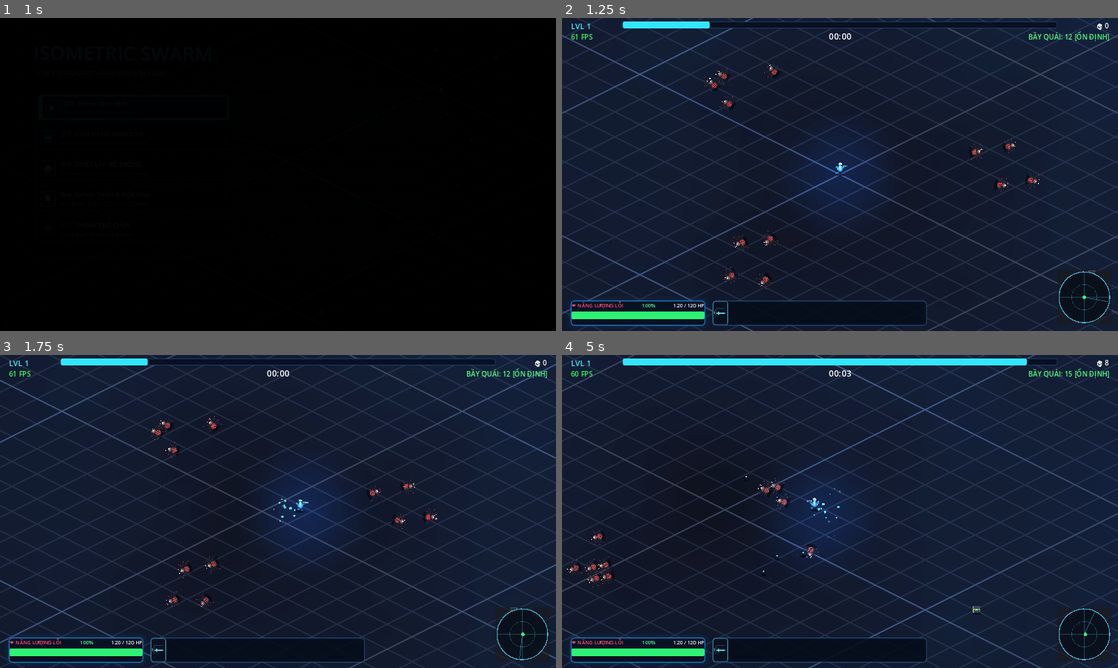
Above: before the commit, frames 1-4 (two rows, left to right).
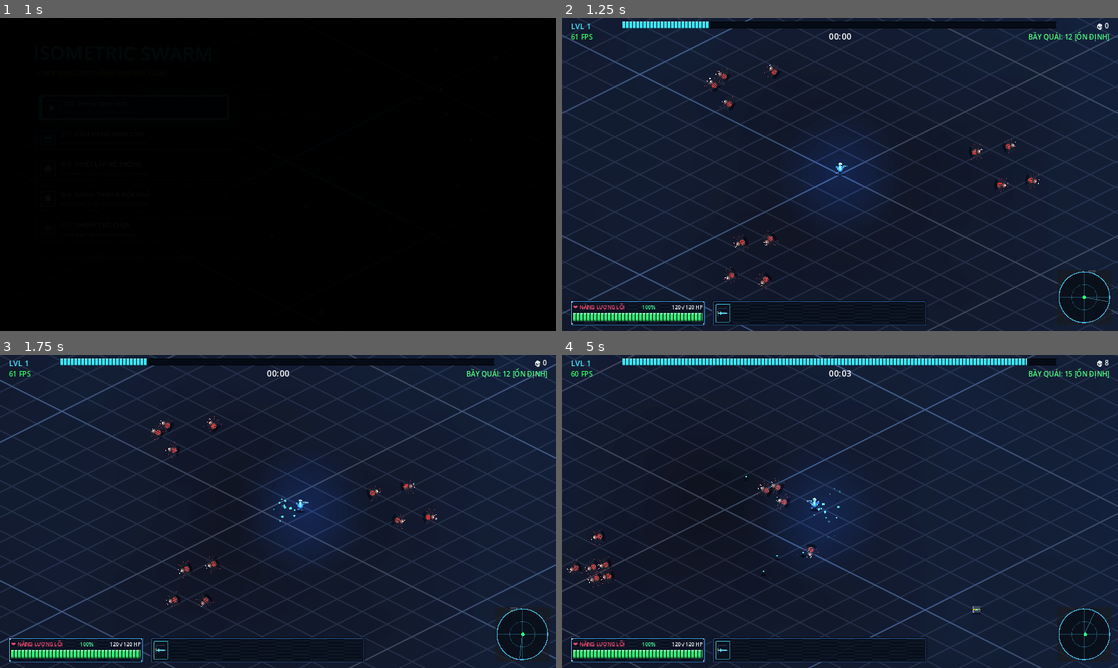
Above: after the commit, the same moments.

Repository: JeffNa1/isometric-swarm
Game: Godot game, scene res://scenes/ui/main_menu.tscn
The game is run twice, just before and just after one commit, with the same random seed, the same clock (stepped at 60 frames per second) and the same inputs.
Inputs (mouse positions are in pixels of both pictures, inside the frame that each line leads up to):
- Up to frame 1 (1 s): click (133, 108) at 0.5 s
- Up to frame 2 (1.25 s): no input
- Up to frame 3 (1.75 s): move the mouse to (400, 495) at 1.27 s; hold D (move_right) from 1.28 s (still down); click (400, 495) at 1.42 s
- Up to frame 4 (5 s): move the mouse to (728, 527) at 2.02 s; release D (move_right) at 2.03 s; hold S (move_down) 2.03-2.78 s; click (728, 527) at 2.17 s; move the mouse to (895, 442) at 2.77 s; hold D (move_right) 2.78-3.53 s; click (895, 442) at 2.92 s; move the mouse to (812, 574) at 3.52 s; hold W (move_up) 3.53-4.28 s; click (812, 574) at 3.67 s; move the mouse to (1006, 558) at 4.27 s; hold A (move_left) from 4.28 s (still down); click (1006, 558) at 4.42 s

Frame 1 is identical in both runs. In frame 2, 1.8% of the frame differs, in the area x 1-90%, y 1-99%; in frame 3, 1.8%; in frame 4, 2.2%.

Commit message:
feat(ui): convert HUD, health bar, and level-up cards to procedural 9-slice pixel art and stepped animation

Diff:
--- a/scripts/sprite_factory.gd
+++ b/scripts/sprite_factory.gd
@@ -1266,3 +1266,194 @@
 	var tex = ImageTexture.create_from_image(img)
 	_item_icon_cache[item_id] = tex
 	return tex
+
+
+static var _pixel_panel_cache: Dictionary = {}
+static var _pixel_bar_cache: Dictionary = {}
+
+static func create_pixel_panel_texture(border_col: Color, bg_col: Color, accent_col: Color = Color.TRANSPARENT, corner_bolts: bool = true) -> ImageTexture:
+	var key = "%s_%s_%s_%s" % [border_col.to_html(), bg_col.to_html(), accent_col.to_html(), str(corner_bolts)]
+	if _pixel_panel_cache.has(key):
+		return _pixel_panel_cache[key]
+
+	var size = 24
+	var img = Image.create(size, size, false, Image.FORMAT_RGBA8)
+	img.fill(Color(0, 0, 0, 0))
+
+	# 1. Fill interior with subtle dithered graphite
+	for y in range(2, size - 2):
+		for x in range(2, size - 2):
+			var dither = ((x + y) % 2 == 0)
+			var col = bg_col.lightened(0.04) if dither else bg_col
+			img.set_pixel(x, y, col)
+
+	# 2. Outer dark pixel outline with 45-degree chamfered corners (vát góc)
+	var outline_col = Color(0.01, 0.02, 0.04, 0.98)
+	for i in range(2, size - 2):
+		img.set_pixel(i, 0, outline_col)
+		img.set_pixel(i, size - 1, outline_col)
+		img.set_pixel(0, i, outline_col)
+		img.set_pixel(size - 1, i, outline_col)
+
+	# Cut corner diagonals
+	img.set_pixel(1, 1, outline_col)
+	img.set_pixel(size - 2, 1, outline_col)
+	img.set_pixel(1, size - 2, outline_col)
+	img.set_pixel(size - 2, size - 2, outline_col)
+
+	# 3. Main neon / metal border (inner 1px)
+	var highlight_col = border_col.lightened(0.25)
+	var shadow_col = border_col.darkened(0.35)
+
+	for i in range(2, size - 2):
+		img.set_pixel(i, 1, highlight_col) # Top highlight
+		img.set_pixel(1, i, highlight_col) # Left highlight
+		img.set_pixel(i, size - 2, shadow_col) # Bottom shadow
+		img.set_pixel(size - 2, i, shadow_col) # Right shadow
+
+	# 4. Inset border line (2px from edge)
+	for i in range(3, size - 3):
+		img.set_pixel(i, 2, border_col)
+		img.set_pixel(2, i, border_col)
+		img.set_pixel(i, size - 3, border_col * 0.8)
+		img.set_pixel(size - 3, i, border_col * 0.8)
+
+	# 5. Corner bolts (rivet pixel studs)
+	if corner_bolts:
+		var bolt_col = accent_col if accent_col.a > 0.0 else Color(0.9, 0.95, 1.0, 1.0)
+		var bolt_corners = [
+			Vector2i(3, 3), Vector2i(size - 5, 3),
+			Vector2i(3, size - 5), Vector2i(size - 5, size - 5)
+		]
+		for c in bolt_corners:
+			img.set_pixel(c.x, c.y, Color(1.0, 1.0, 1.0, 1.0))
+			img.set_pixel(c.x + 1, c.y, bolt_col)
+			img.set_pixel(c.x, c.y + 1, bolt_col.darkened(0.3))
+			img.set_pixel(c.x + 1, c.y + 1, Color(0.05, 0.08, 0.12, 1.0))
+
+	var tex = ImageTexture.create_from_image(img)
+	_pixel_panel_cache[key] = tex
+	return tex
+
+static func create_pixel_button_texture(border_col: Color, bg_col: Color, is_pressed: bool = false, is_hover: bool = false) -> ImageTexture:
+	var key = "btn_%s_%s_%s_%s" % [border_col.to_html(), bg_col.to_html(), str(is_pressed), str(is_hover)]
+	if _pixel_panel_cache.has(key):
+		return _pixel_panel_cache[key]
+
+	var size = 16
+	var img = Image.create(size, size, false, Image.FORMAT_RGBA8)
+	var cur_bg = bg_col.lightened(0.12) if is_hover else bg_col
+	img.fill(cur_bg)
+
+	var outer_dark = Color(0.01, 0.02, 0.04, 0.98)
+	var hi = Color(1.0, 1.0, 1.0, 0.95) if is_hover else border_col.lightened(0.35)
+	var sh = outer_dark if is_pressed else border_col.darkened(0.4)
+
+	# 1px Outer border
+	for i in range(size):
+		img.set_pixel(i, 0, outer_dark)
+		img.set_pixel(i, size - 1, outer_dark)
+		img.set_pixel(0, i, outer_dark)
+		img.set_pixel(size - 1, i, outer_dark)
+
+	# 3D Raised Bevel or Pressed Inset
+	var top_left_col = sh if is_pressed else hi
+	var bot_right_col = hi if is_pressed else sh
+
+	for i in range(1, size - 1):
+		img.set_pixel(i, 1, top_left_col)
+		img.set_pixel(1, i, top_left_col)
+		img.set_pixel(i, size - 2, bot_right_col)
+		img.set_pixel(size - 2, i, bot_right_col)
+
+	var tex = ImageTexture.create_from_image(img)
+	_pixel_panel_cache[key] = tex
+	return tex
+
+static func create_pixel_bar_fill_texture(fill_col: Color, groove_col: Color = Color(0.02, 0.04, 0.08, 1.0)) -> ImageTexture:
+	var key = "bar_fill_%s_%s" % [fill_col.to_html(), groove_col.to_html()]
+	if _pixel_bar_cache.has(key):
+		return _pixel_bar_cache[key]
+
+	# Repeating 8-pixel segment (6px colored bar + 2px groove)
+	var w = 8
+	var h = 16
+	var img = Image.create(w, h, false, Image.FORMAT_RGBA8)
+
+	for y in range(h):
+		for x in range(w):
+			if x < 6:
+				# Active pixel LED block
+				if y == 0 or y == 1:
+					# Top highlight
+					img.set_pixel(x, y, fill_col.lightened(0.4))
+				elif y == h - 1 or y == h - 2:
+					# Bottom shadow
+					img.set_pixel(x, y, fill_col.darkened(0.4))
+				elif x == 0:
+					# Left bevel
+					img.set_pixel(x, y, fill_col.lightened(0.2))
+				elif x == 5:
+					# Right bevel
+					img.set_pixel(x, y, fill_col.darkened(0.2))
+				else:
+					# Center glowing body
+					img.set_pixel(x, y, fill_col)
+			else:
+				# 2px dark groove between notches
+				if x == 6:
+					img.set_pixel(x, y, groove_col.darkened(0.3))
+				else:
+					img.set_pixel(x, y, groove_col.lightened(0.1))
+
+	var tex = ImageTexture.create_from_image(img)
+	_pixel_bar_cache[key] = tex
+	return tex
+
+static func create_pixel_bar_bg_texture(bg_col: Color = Color(0.02, 0.04, 0.08, 0.95), border_col: Color = Color(0.12, 0.22, 0.35, 0.8)) -> ImageTexture:
+	var key = "bar_bg_%s_%s" % [bg_col.to_html(), border_col.to_html()]
+	if _pixel_bar_cache.has(key):
+		return _pixel_bar_cache[key]
+
+	var size = 16
+	var img = Image.create(size, size, false, Image.FORMAT_RGBA8)
+	img.fill(bg_col)
+
+	# Indented groove border: dark on top/left, subtle highlight on bottom/right
+	var outer_dark = Color(0.01, 0.01, 0.02, 0.95)
+	var inner_shadow = Color(0.0, 0.0, 0.0, 0.8)
+	var inner_hi = border_col * 0.4
+
+	for i in range(size):
+		img.set_pixel(i, 0, outer_dark)
+		img.set_pixel(i, size - 1, outer_dark)
+		img.set_pixel(0, i, outer_dark)
+		img.set_pixel(size - 1, i, outer_dark)
+
+	for i in range(1, size - 1):
+		img.set_pixel(i, 1, inner_shadow)
+		img.set_pixel(1, i, inner_shadow)
+		img.set_pixel(i, size - 2, inner_hi)
+		img.set_pixel(size - 2, i, inner_hi)
+
+	var tex = ImageTexture.create_from_image(img)
+	_pixel_bar_cache[key] = tex
+	return tex
+
+static func create_pixel_stylebox(tex: Texture2D, margin: int = 6) -> StyleBoxTexture:
+	var sb = StyleBoxTexture.new()
+	sb.texture = tex
+	sb.texture_margin_left = margin
+	sb.texture_margin_top = margin
+	sb.texture_margin_right = margin
+	sb.texture_margin_bottom = margin
+	sb.axis_stretch_horizontal = StyleBoxTexture.AXIS_STRETCH_MODE_STRETCH
+	sb.axis_stretch_vertical = StyleBoxTexture.AXIS_STRETCH_MODE_STRETCH
+	return sb
+
+static func create_pixel_bar_stylebox(tex: Texture2D) -> StyleBoxTexture:
+	var sb = StyleBoxTexture.new()
+	sb.texture = tex
+	sb.axis_stretch_horizontal = StyleBoxTexture.AXIS_STRETCH_MODE_TILE
+	sb.axis_stretch_vertical = StyleBoxTexture.AXIS_STRETCH_MODE_STRETCH
+	return sb
--- a/scripts/ui/hud.gd
+++ b/scripts/ui/hud.gd
@@ -62,6 +62,9 @@
 
 var active_card_scales: Dictionary = {}
 var active_card_targets: Dictionary = {}
+
+var health_chassis_base_pos: Vector2 = Vector2.ZERO
+var health_chassis_shake_frames: int = 0
 
 func _ready() -> void:
 	process_mode = Node.PROCESS_MODE_ALWAYS
@@ -73,6 +76,9 @@
 	if pause_modal: pause_modal.hide()
 	if low_hp_overlay: low_hp_overlay.hide()
 
+	if health_chassis:
+		health_chassis_base_pos = health_chassis.position
+
 	sound_mgr = get_node_or_null("/root/Main/SoundManager")
 	if not sound_mgr:
 		sound_mgr = get_tree().get_first_node_in_group("sound_manager")
@@ -94,91 +100,54 @@
 	call_deferred("update_inventory")
 
 func _setup_hud_styling() -> void:
-	# XP Bar Style
-	var xp_bg = StyleBoxFlat.new()
-	xp_bg.bg_color = Color(0.03, 0.06, 0.12, 0.92)
-	xp_bg.border_color = Color(0.15, 0.35, 0.55, 0.8)
-	xp_bg.set_border_width_all(1)
-	xp_bg.set_corner_radius_all(4)
-	xp_bar.add_theme_stylebox_override("background", xp_bg)
-
-	var xp_fill = StyleBoxFlat.new()
-	xp_fill.bg_color = Color(0.2, 0.9, 1.0, 1.0)
-	xp_fill.set_corner_radius_all(4)
-	xp_bar.add_theme_stylebox_override("fill", xp_fill)
-
-	# Health Chassis Panel
+	# 1. XP Bar Style (Pixel Grooved Track + Segmented Neon Bar)
+	var xp_bg_tex = SpriteFactory.create_pixel_bar_bg_texture(Color(0.02, 0.04, 0.08, 0.95), Color(0.15, 0.35, 0.55, 0.8))
+	xp_bar.add_theme_stylebox_override("background", SpriteFactory.create_pixel_stylebox(xp_bg_tex, 3))
+
+	var xp_fill_tex = SpriteFactory.create_pixel_bar_fill_texture(Color(0.2, 0.9, 1.0, 1.0))
+	xp_bar.add_theme_stylebox_override("fill", SpriteFactory.create_pixel_bar_stylebox(xp_fill_tex))
+
+	# 2. Health Chassis Panel (Chunky Pixel Armor Frame with Rivet Bolts)
 	if health_chassis:
-		var ch_style = StyleBoxFlat.new()
-		ch_style.bg_color = Color(0.03, 0.06, 0.12, 0.92)
-		ch_style.border_color = Color(0.2, 0.55, 0.85, 0.75)
-		ch_style.set_border_width_all(2)
-		ch_style.set_corner_radius_all(8)
-		ch_style.shadow_color = Color(0.0, 0.25, 0.5, 0.3)
-		ch_style.shadow_size = 10
-		health_chassis.add_theme_stylebox_override("panel", ch_style)
-
-	# Inventory Tray Panel
+		var ch_tex = SpriteFactory.create_pixel_panel_texture(Color(0.25, 0.6, 0.9, 0.95), Color(0.03, 0.06, 0.12, 0.96), Color(0.4, 0.9, 1.0, 1.0), true)
+		health_chassis.add_theme_stylebox_override("panel", SpriteFactory.create_pixel_stylebox(ch_tex, 6))
+
+	# 3. Inventory Tray Panel (Recessed Cyber Module Plate)
 	if inventory_tray:
-		var tray_style = StyleBoxFlat.new()
-		tray_style.bg_color = Color(0.02, 0.05, 0.10, 0.88)
-		tray_style.border_color = Color(0.15, 0.35, 0.6, 0.65)
-		tray_style.set_border_width_all(2)
-		tray_style.set_corner_radius_all(8)
-		inventory_tray.add_theme_stylebox_override("panel", tray_style)
-
-	# HP Bar Style
-	var hp_bg = StyleBoxFlat.new()
-	hp_bg.bg_color = Color(0.02, 0.04, 0.08, 0.95)
-	hp_bg.border_color = Color(0.12, 0.28, 0.45, 0.8)
-	hp_bg.set_border_width_all(1)
-	hp_bg.set_corner_radius_all(4)
-	hp_bar.add_theme_stylebox_override("background", hp_bg)
-
-	var hp_fill = StyleBoxFlat.new()
-	hp_fill.bg_color = Color(0.18, 0.95, 0.45, 1.0)
-	hp_fill.set_corner_radius_all(4)
-	hp_bar.add_theme_stylebox_override("fill", hp_fill)
-
-	# Ghost HP Bar Style
+		var tray_tex = SpriteFactory.create_pixel_panel_texture(Color(0.18, 0.38, 0.65, 0.85), Color(0.02, 0.05, 0.10, 0.92), Color(0.25, 0.7, 1.0, 0.8), false)
+		inventory_tray.add_theme_stylebox_override("panel", SpriteFactory.create_pixel_stylebox(tray_tex, 6))
+
+	# 4. HP Bar Style (Recessed Track + Segmented LED Block Fill)
+	var hp_bg_tex = SpriteFactory.create_pixel_bar_bg_texture(Color(0.02, 0.03, 0.06, 0.98), Color(0.12, 0.28, 0.45, 0.9))
+	hp_bar.add_theme_stylebox_override("background", SpriteFactory.create_pixel_stylebox(hp_bg_tex, 3))
+
+	var hp_fill_tex = SpriteFactory.create_pixel_bar_fill_texture(Color(0.18, 0.95, 0.45, 1.0))
+	hp_bar.add_theme_stylebox_override("fill", SpriteFactory.create_pixel_bar_stylebox(hp_fill_tex))
+
+	# 5. Ghost HP Bar Style (Lagging Amber Notches)
 	if ghost_hp_bar:
 		var g_bg = StyleBoxEmpty.new()
 		ghost_hp_bar.add_theme_stylebox_override("background", g_bg)
-		var g_fill = StyleBoxFlat.new()
-		g_fill.bg_color = Color(1.0, 0.72, 0.15, 0.85)
-		g_fill.set_corner_radius_all(4)
-		ghost_hp_bar.add_theme_stylebox_override("fill", g_fill)
-
-	# Boss Bar Style
+		var g_fill_tex = SpriteFactory.create_pixel_bar_fill_texture(Color(1.0, 0.72, 0.15, 0.9))
+		ghost_hp_bar.add_theme_stylebox_override("fill", SpriteFactory.create_pixel_bar_stylebox(g_fill_tex))
+
+	# 6. Boss Bar Style
 	if boss_hp_bar:
-		var b_bg = StyleBoxFlat.new()
-		b_bg.bg_color = Color(0.12, 0.02, 0.04, 0.95)
-		b_bg.border_color = Color(0.9, 0.15, 0.25, 0.9)
-		b_bg.set_border_width_all(2)
-		b_bg.set_corner_radius_all(6)
-		boss_hp_bar.add_theme_stylebox_override("background", b_bg)
-
-		var b_fill = StyleBoxFlat.new()
-		b_fill.bg_color = Color(1.0, 0.18, 0.28, 1.0)
-		b_fill.set_corner_radius_all(6)
-		boss_hp_bar.add_theme_stylebox_override("fill", b_fill)
-
-	# Dialog modals
-	var modal_style = StyleBoxFlat.new()
-	modal_style.bg_color = Color(0.04, 0.07, 0.14, 0.96)
-	modal_style.border_color = Color(0.25, 0.8, 1.0, 0.9)
-	modal_style.set_border_width_all(2)
-	modal_style.set_corner_radius_all(12)
-	modal_style.shadow_color = Color(0, 0, 0, 0.85)
-	modal_style.shadow_size = 24
-
+		var b_bg_tex = SpriteFactory.create_pixel_bar_bg_texture(Color(0.1, 0.02, 0.03, 0.98), Color(0.8, 0.15, 0.25, 0.9))
+		boss_hp_bar.add_theme_stylebox_override("background", SpriteFactory.create_pixel_stylebox(b_bg_tex, 3))
+
+		var b_fill_tex = SpriteFactory.create_pixel_bar_fill_texture(Color(1.0, 0.18, 0.28, 1.0), Color(0.2, 0.02, 0.04, 1.0))
+		boss_hp_bar.add_theme_stylebox_override("fill", SpriteFactory.create_pixel_bar_stylebox(b_fill_tex))
+
+	# 7. Dialog Modals (Level-Up, Pause, Game Over in 9-Slice Pixel Frame)
+	var modal_tex = SpriteFactory.create_pixel_panel_texture(Color(0.25, 0.8, 1.0, 0.95), Color(0.03, 0.06, 0.13, 0.98), Color(1.0, 0.85, 0.25, 1.0), true)
+	var modal_style = SpriteFactory.create_pixel_stylebox(modal_tex, 6)
 	level_up_panel.add_theme_stylebox_override("panel", modal_style)
 	if pause_modal:
 		pause_modal.add_theme_stylebox_override("panel", modal_style)
 	if game_over_panel:
-		var go_style = modal_style.duplicate()
-		go_style.border_color = Color(1.0, 0.2, 0.3, 0.9)
-		game_over_panel.add_theme_stylebox_override("panel", go_style)
+		var go_tex = SpriteFactory.create_pixel_panel_texture(Color(1.0, 0.2, 0.3, 0.95), Color(0.10, 0.03, 0.05, 0.98), Color(1.0, 0.3, 0.3, 1.0), true)
+		game_over_panel.add_theme_stylebox_override("panel", SpriteFactory.create_pixel_stylebox(go_tex, 6))
 
 func _create_surge_banner() -> void:
 	surge_banner = Label.new()
@@ -205,18 +174,20 @@
 	surge_banner_timer = 3.8
 
 func _process(delta: float) -> void:
-	# Update card scale springs (runs even when paused!)
+	# Update card scale springs (quantized 10-fps retro tick for crisp pixel feel)
 	for c in active_card_scales.keys():
 		if is_instance_valid(c):
 			var cur = active_card_scales[c] as Vector2
 			var target = active_card_targets[c] as Vector2
-			var n_scale = cur.lerp(target, 20.0 * delta)
+			var n_scale = cur.lerp(target, 24.0 * delta)
+			n_scale.x = snappedf(n_scale.x, 0.01)
+			n_scale.y = snappedf(n_scale.y, 0.01)
 			active_card_scales[c] = n_scale
 			c.scale = n_scale
 
 	if surge_banner_timer > 0.0:
 		surge_banner_timer -= delta
-		var pulse = sin(Time.get_ticks_msec() * 0.01) * 0.3 + 0.7
+		var pulse = (int(Time.get_ticks_msec() / 150) % 2) * 0.35 + 0.65
 		surge_banner.modulate = Color(1.0, 1.0, 1.0, pulse)
 		if surge_banner_timer <= 0.0:
 			surge_banner.hide()
@@ -228,27 +199,38 @@
 		timer_label.text = "%02d:%02d" % [mins, secs]
 		fps_label.text = "%d FPS" % Engine.get_frames_per_second()
 
-		# Smooth health bar & ghost trail
-		hp_bar.value = lerp(float(hp_bar.value), target_hp, 18.0 * delta)
+		# Health chassis pixel jitter on hit
+		if health_chassis:
+			if health_chassis_shake_frames > 0:
+				health_chassis_shake_frames -= 1
+				var rx = randi_range(-2, 2)
+				var ry = randi_range(-2, 2)
+				health_chassis.position = health_chassis_base_pos + Vector2(rx, ry)
+			else:
+				health_chassis.position = health_chassis_base_pos
+
+		# Pixel segmented health bar & ghost trail
+		hp_bar.value = round(lerp(float(hp_bar.value), target_hp, 16.0 * delta))
 		if ghost_delay > 0.0:
 			ghost_delay -= delta
 		else:
-			ghost_hp = lerp(ghost_hp, target_hp, 6.0 * delta)
+			ghost_hp = round(lerp(ghost_hp, target_hp, 6.0 * delta))
 		if ghost_hp_bar:
 			ghost_hp_bar.value = ghost_hp
 
-		# Low HP warning vignette pulse
+		# Low HP warning vignette pulse (quantized 4-step retro strobe)
 		if max_hp > 0.0 and (target_hp / max_hp) < 0.3:
 			if low_hp_overlay:
 				low_hp_overlay.show()
-				var pulse = (sin(Time.get_ticks_msec() * 0.008) * 0.5 + 0.5) * 0.28
-				low_hp_overlay.color = Color(0.9, 0.05, 0.05, pulse)
+				var step = (int(Time.get_ticks_msec() / 120) % 4)
+				var alpha_levels = [0.08, 0.18, 0.28, 0.18]
+				low_hp_overlay.color = Color(0.9, 0.05, 0.05, alpha_levels[step])
 		else:
 			if low_hp_overlay:
 				low_hp_overlay.hide()
 
 		if boss_container and boss_container.visible:
-			boss_hp_bar.value = lerp(float(boss_hp_bar.value), target_boss_hp, 10.0 * delta)
+			boss_hp_bar.value = round(lerp(float(boss_hp_bar.value), target_boss_hp, 10.0 * delta))
 		radar_rect.queue_redraw()
 
 func show_boss_bar(b_name: String, cur_hp: float, maximum: float) -> void:
@@ -349,6 +331,7 @@
 func update_health(current: float, maximum: float) -> void:
 	if current < target_hp:
 		ghost_delay = 0.35
+		health_chassis_shake_frames = 5
 	max_hp = maximum
 	target_hp = current
 	hp_bar.max_value = maximum
@@ -368,7 +351,9 @@
 		hp_percent_label.add_theme_color_override("font_color", col)
 
 	var fill_style = hp_bar.get_theme_stylebox("fill")
-	if fill_style is StyleBoxFlat:
+	if fill_style is StyleBoxTexture:
+		fill_style.texture = SpriteFactory.create_pixel_bar_fill_texture(col)
+	elif fill_style is StyleBoxFlat:
 		fill_style.bg_color = col
 
 func update_xp(current: int, target: int, lvl: int) -> void:
@@ -422,14 +407,10 @@
 
 func _create_inventory_slot(item_id: String, lvl: int, is_evolved: bool, is_weapon: bool) -> PanelContainer:
 	var panel = PanelContainer.new()
-	panel.custom_minimum_size = Vector2(34, 34)
-	var style = StyleBoxFlat.new()
-	style.bg_color = Color(0.04, 0.07, 0.12, 0.9)
+	panel.custom_minimum_size = Vector2(36, 36)
 	var border_col = Color(1.0, 0.3, 0.6, 1.0) if is_evolved else (Color(0.25, 0.85, 1.0, 0.9) if is_weapon else Color(0.25, 0.95, 0.5, 0.9))
-	style.border_color = border_col
-	style.set_border_width_all(1)
-	style.set_corner_radius_all(4)
-	panel.add_theme_stylebox_override("panel", style)
+	var slot_tex = SpriteFactory.create_pixel_panel_texture(border_col, Color(0.03, 0.05, 0.09, 0.95), border_col, false)
+	panel.add_theme_stylebox_override("panel", SpriteFactory.create_pixel_stylebox(slot_tex, 4))
 
 	var icon_rect = TextureRect.new()
 	icon_rect.texture = SpriteFactory.create_item_icon(item_id)
@@ -519,14 +500,12 @@
 			else:
 				cat_name = "⚡ CƯỜNG HÓA VŨ KHÍ"
 
-	var card_style = StyleBoxFlat.new()
-	card_style.bg_color = bg_col
-	card_style.border_color = glow_col
-	card_style.set_border_width_all(border_w)
-	card_style.set_corner_radius_all(14)
-	card_style.shadow_color = Color(glow_col.r * 0.25, glow_col.g * 0.25, glow_col.b * 0.25, 0.5)
-	card_style.shadow_size = 16
-	card.add_theme_stylebox_override("panel", card_style)
+	var card_tex_normal = SpriteFactory.create_pixel_panel_texture(glow_col, bg_col, glow_col, true)
+	var card_tex_hover = SpriteFactory.create_pixel_panel_texture(Color(1.0, 1.0, 1.0, 1.0), bg_col.lightened(0.06), Color(1.0, 1.0, 1.0, 1.0), true)
+	var card_style_normal = SpriteFactory.create_pixel_stylebox(card_tex_normal, 6)
+	var card_style_hover = SpriteFactory.create_pixel_stylebox(card_tex_hover, 6)
+
+	card.add_theme_stylebox_override("panel", card_style_normal)
 
 	var margin_c = MarginContainer.new()
 	margin_c.add_theme_constant_override("margin_left", 16)
@@ -550,19 +529,13 @@
 	tag.add_theme_font_size_override("font_size", 12)
 	vbox.add_child(tag)
 
-	# 2. Icon 3D Pedestal
+	# 2. Icon 3D Pixel Pedestal
 	var icon_pedestal = PanelContainer.new()
 	icon_pedestal.custom_minimum_size = Vector2(72, 72)
 	icon_pedestal.size_flags_horizontal = Control.SIZE_SHRINK_CENTER
 	icon_pedestal.mouse_filter = Control.MOUSE_FILTER_PASS
-	var ip_style = StyleBoxFlat.new()
-	ip_style.bg_color = Color(0.02, 0.04, 0.08, 0.95)
-	ip_style.border_color = glow_col * 0.85
-	ip_style.set_border_width_all(2)
-	ip_style.set_corner_radius_all(10)
-	ip_style.shadow_color = Color(glow_col.r * 0.3, glow_col.g * 0.3, glow_col.b * 0.3, 0.4)
-	ip_style.shadow_size = 8
-	icon_pedestal.add_theme_stylebox_override("panel", ip_style)
+	var ip_tex = SpriteFactory.create_pixel_panel_texture(glow_col * 0.85, Color(0.02, 0.04, 0.08, 0.95), glow_col, true)
+	icon_pedestal.add_theme_stylebox_override("panel", SpriteFactory.create_pixel_stylebox(ip_tex, 6))
 
 	var icon_rect = TextureRect.new()
 	icon_rect.texture = SpriteFactory.create_item_icon(item.id)
@@ -600,33 +573,27 @@
 		var cur_lvl = item.get("lvl", 0)
 		for seg_i in range(5):
 			var seg = Panel.new()
-			seg.custom_minimum_size = Vector2(28, 6)
-			var s_style = StyleBoxFlat.new()
-			s_style.set_corner_radius_all(2)
-			if seg_i < cur_lvl:
-				s_style.bg_color = glow_col
-			elif seg_i == cur_lvl:
-				s_style.bg_color = Color(1.0, 1.0, 1.0, 0.95)
-			else:
-				s_style.bg_color = Color(0.12, 0.18, 0.28, 0.8)
-			seg.add_theme_stylebox_override("panel", s_style)
+			seg.custom_minimum_size = Vector2(28, 8)
+			var is_lit = (seg_i < cur_lvl)
+			var is_next = (seg_i == cur_lvl)
+			var seg_col = glow_col if is_lit else (Color(1.0, 1.0, 1.0, 0.95) if is_next else Color(0.12, 0.18, 0.28, 0.8))
+			var seg_border = glow_col if (is_lit or is_next) else Color(0.08, 0.12, 0.18, 0.9)
+			var seg_tex = SpriteFactory.create_pixel_button_texture(seg_border, seg_col, false, is_next)
+			seg.add_theme_stylebox_override("panel", SpriteFactory.create_pixel_stylebox(seg_tex, 2))
 			meter_hbox.add_child(seg)
 	vbox.add_child(meter_hbox)
 
-	# 5. Stat Boost Badge (Pill)
+	# 5. Stat Boost Badge (Pixel Pill)
 	if item.has("stat_bonus") and str(item.stat_bonus) != "":
 		var pill_panel = PanelContainer.new()
 		pill_panel.size_flags_horizontal = Control.SIZE_SHRINK_CENTER
 		pill_panel.mouse_filter = Control.MOUSE_FILTER_PASS
-		var pill_style = StyleBoxFlat.new()
-		pill_style.bg_color = Color(glow_col.r * 0.15, glow_col.g * 0.15, glow_col.b * 0.15, 0.8)
-		pill_style.border_color = glow_col * 0.85
-		pill_style.set_border_width_all(1)
-		pill_style.set_corner_radius_all(8)
-		pill_panel.add_theme_stylebox_override("panel", pill_style)
+		var pill_bg = Color(glow_col.r * 0.15, glow_col.g * 0.15, glow_col.b * 0.15, 0.85)
+		var pill_tex = SpriteFactory.create_pixel_panel_texture(glow_col * 0.85, pill_bg, Color.TRANSPARENT, false)
+		pill_panel.add_theme_stylebox_override("panel", SpriteFactory.create_pixel_stylebox(pill_tex, 4))
 
 		var pill_lbl = Label.new()
-		pill_lbl.text = "  %s  " % item.stat_bonus
+		pill_lbl.text = "  [ %s ]  " % item.stat_bonus
 		pill_lbl.horizontal_alignment = HORIZONTAL_ALIGNMENT_CENTER
 		pill_lbl.add_theme_font_size_override("font_size", 11)
 		pill_lbl.add_theme_color_override("font_color", glow_col)
@@ -643,28 +610,22 @@
 	desc.size_flags_vertical = Control.SIZE_EXPAND_FILL
 	vbox.add_child(desc)
 
-	# 7. Dedicated Action Button
+	# 7. Dedicated Action Button (3D Pixel Bevel)
 	var btn_action = Button.new()
-	btn_action.custom_minimum_size = Vector2(250, 40)
+	btn_action.custom_minimum_size = Vector2(250, 42)
 	btn_action.size_flags_horizontal = Control.SIZE_SHRINK_CENTER
 	btn_action.text = "👑 TIẾN HÓA NGAY ▶" if item.rarity == "evo" else "⚡ BÚ NÂNG CẤP NÀY ▶"
 	btn_action.add_theme_font_size_override("font_size", 13)
-
-	var btn_normal = StyleBoxFlat.new()
-	btn_normal.bg_color = Color(0.06, 0.12, 0.22, 0.92)
-	btn_normal.border_color = glow_col
-	btn_normal.set_border_width_all(1)
-	btn_normal.set_corner_radius_all(8)
-	btn_action.add_theme_stylebox_override("normal", btn_normal)
-
-	var btn_hover = StyleBoxFlat.new()
-	btn_hover.bg_color = Color(glow_col.r * 0.35, glow_col.g * 0.35, glow_col.b * 0.35, 1.0)
-	btn_hover.border_color = Color(1.0, 1.0, 1.0, 1.0)
-	btn_hover.set_border_width_all(2)
-	btn_hover.set_corner_radius_all(8)
-	btn_hover.shadow_color = glow_col * 0.5
-	btn_hover.shadow_size = 10
-	btn_action.add_theme_stylebox_override("hover", btn_hover)
+	btn_action.mouse_default_cursor_shape = Control.CURSOR_POINTING_HAND
+
+	var btn_norm_tex = SpriteFactory.create_pixel_button_texture(glow_col, Color(0.06, 0.12, 0.22, 0.95), false, false)
+	btn_action.add_theme_stylebox_override("normal", SpriteFactory.create_pixel_stylebox(btn_norm_tex, 4))
+
+	var btn_hov_tex = SpriteFactory.create_pixel_button_texture(Color(1, 1, 1), Color(glow_col.r * 0.35, glow_col.g * 0.35, glow_col.b * 0.35, 1.0), false, true)
+	btn_action.add_theme_stylebox_override("hover", SpriteFactory.create_pixel_stylebox(btn_hov_tex, 4))
+
+	var btn_press_tex = SpriteFactory.create_pixel_button_texture(glow_col, Color(0.02, 0.05, 0.1, 1.0), true, false)
+	btn_action.add_theme_stylebox_override("pressed", SpriteFactory.create_pixel_stylebox(btn_press_tex, 4))
 
 	vbox.add_child(btn_action)
 
@@ -684,16 +645,14 @@
 	card.mouse_entered.connect(func():
 		active_card_targets[card] = Vector2(1.05, 1.05)
 		card.z_index = 10
-		card_style.shadow_size = 24
-		card_style.border_color = Color(1.0, 1.0, 1.0, 1.0)
+		card.add_theme_stylebox_override("panel", card_style_hover)
 		if sound_mgr and sound_mgr.has_method("play_ui_hover"):
 			sound_mgr.play_ui_hover()
 	)
 	card.mouse_exited.connect(func():
 		active_card_targets[card] = Vector2(1.0, 1.0)
 		card.z_index = 0
-		card_style.shadow_size = 16
-		card_style.border_color = glow_col
+		card.add_theme_stylebox_override("panel", card_style_normal)
 	)
 
 	btn_action.mouse_entered.connect(func():
